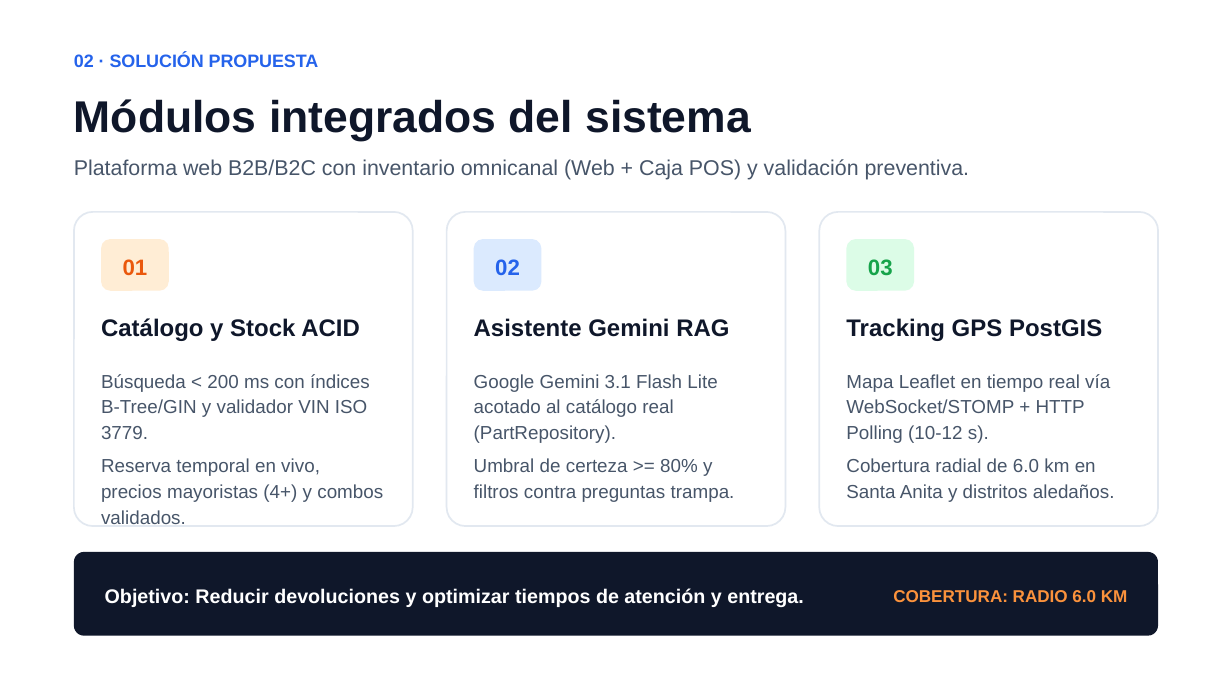
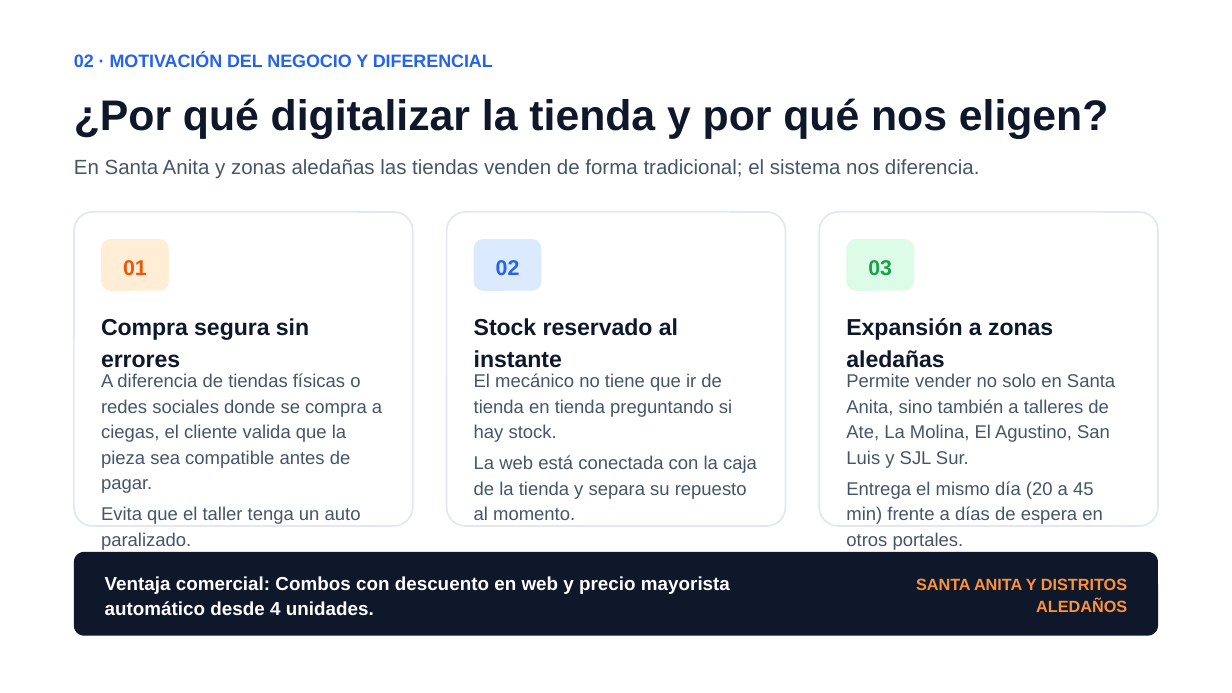
Before and after one commit to Scrasher18/Asuncion-ERP, a slide deck: slide 3 of Autopartes_Asuncion.pptx. Drawn at 1232x693 pixels with LibreOffice and Linux fonts; fonts in the diff are those of the drawing. Boxes give left, top, right and bottom in pixels: in the first picture for what was removed or moved away, otherwise in the second. Text is boxed around its words. In the diff, an @@ line names an element or a change of style, - is before the commit and + after.

```diff
--- a/Autopartes_Asuncion.pptx
+++ b/Autopartes_Asuncion.pptx
@@ text at bbox=[74, 53, 493, 67]: text changed @@
-02 · SOLUCIÓN PROPUESTA
+02 · MOTIVACIÓN DEL NEGOCIO Y DIFERENCIAL
@@ text at bbox=[74, 98, 1108, 139]: text changed; size 26 to 25 pt @@
-Módulos integrados del sistema
+¿Por qué digitalizar la tienda y por qué nos eligen?
@@ text at bbox=[74, 159, 980, 179]: text changed; size 12.5 to 12 pt @@
-Plataforma web B2B/B2C con inventario omnicanal (Web + Caja POS) y validación preventiva.
+En Santa Anita y zonas aledañas las tiendas venden de forma tradicional; el sistema nos diferencia.
@@ text at bbox=[101, 318, 309, 368]: text changed; size 14 to 13.5 pt @@
-Catálogo y Stock ACID
+Compra segura sin errores
@@ text at bbox=[474, 318, 678, 368]: text changed; size 14 to 13.5 pt @@
-Asistente Gemini RAG
+Stock reservado al instante
@@ text at bbox=[846, 318, 1053, 368]: text changed; size 14 to 13.5 pt @@
-Tracking GPS PostGIS
+Expansión a zonas aledañas
@@ text at bbox=[101, 373, 382, 524]: text changed; size 11 to 10.8 pt @@
-Búsqueda < 200 ms con índices B-Tree/GIN y validador VIN ISO 3779.
-Reserva temporal en vivo, precios mayoristas (4+) y combos validados.
+A diferencia de tiendas físicas o redes sociales donde se compra a ciegas, el cliente valida que la pieza sea compatible antes de pagar.
+Evita que el taller tenga un auto paralizado.
@@ text at bbox=[474, 373, 757, 520]: text changed; size 11 to 10.8 pt @@
-Google Gemini 3.1 Flash Lite acotado al catálogo real (PartRepository).
-Umbral de certeza >= 80% y filtros contra preguntas trampa.
+El mecánico no tiene que ir de tienda en tienda preguntando si hay stock.
+La web está conectada con la caja de la tienda y separa su repuesto al momento.
@@ text at bbox=[846, 373, 1115, 524]: text changed; size 11 to 10.8 pt @@
-Mapa Leaflet en tiempo real vía WebSocket/STOMP + HTTP Polling (10-12 s).
-Cobertura radial de 6.0 km en Santa Anita y distritos aledaños.
+Permite vender no solo en Santa Anita, sino también a talleres de Ate, La Molina, El Agustino, San Luis y SJL Sur.
+Entrega el mismo día (20 a 45 min) frente a días de espera en otros portales.
@@ text at bbox=[105, 576, 730, 615]: text changed; size 11.5 to 11 pt @@
-Objetivo: Reducir devoluciones y optimizar tiempos de atención y entrega.
+Ventaja comercial: Combos con descuento en web y precio mayorista automático desde 4 unidades.
@@ text at bbox=[916, 578, 1127, 612]: text changed; size 10 to 9.5 pt @@
-COBERTURA: RADIO 6.0 KM
+SANTA ANITA Y DISTRITOS ALEDAÑOS
```
Also in this commit, not shown: 4 other slides changed, 1 slide added, 1 slide removed.
